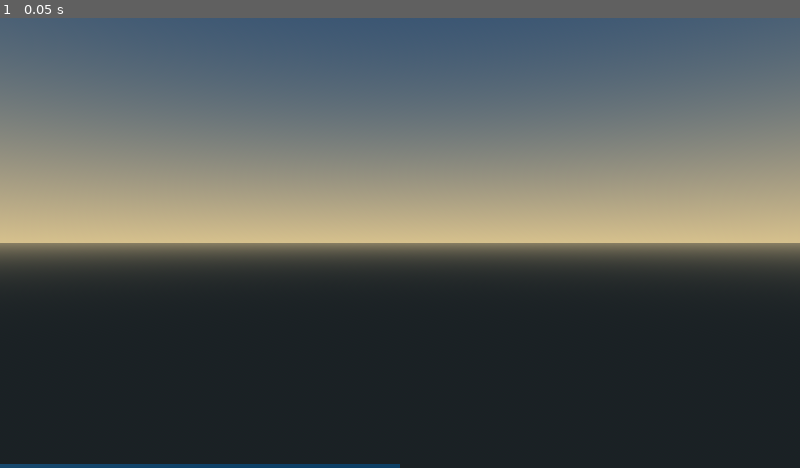
Above: before the commit, frame 1.
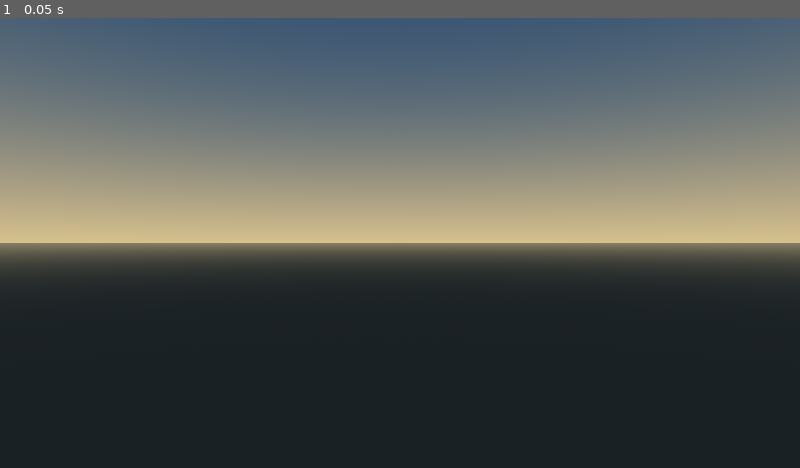
Above: after the commit, the same moment.

Repository: hicham07dzz-cyber/WARFOX
Game: Godot game, scene res://scenes/main.tscn
Same seed, same stepped clock (60 frames per second), same inputs: the game is played once before the commit and once after it.
Inputs:
- Up to frame 1 (0.05 s): no input

The runs differ from the first frame. In frame 1, 0.4% of the frame differs, in the area x 0-50%, y 99-100%.

Commit message:
Fix island terrain visibility and preview camera

Diff:
--- a/scripts/main.gd
+++ b/scripts/main.gd
@@ -60,8 +60,9 @@
 			var center := Vector2((x0 + x1) * 0.5, (z0 + z1) * 0.5)
 			if center.length() > ISLAND_RADIUS:
 				continue
-			_add_terrain_triangle(surface, Vector3(x0, _height_at(x0, z0), z0), Vector3(x1, _height_at(x1, z0), z0), Vector3(x0, _height_at(x0, z1), z1))
-			_add_terrain_triangle(surface, Vector3(x1, _height_at(x1, z0), z0), Vector3(x1, _height_at(x1, z1), z1), Vector3(x0, _height_at(x0, z1), z1))
+			# Upward-facing triangle winding for the island surface.
+			_add_terrain_triangle(surface, Vector3(x0, _height_at(x0, z0), z0), Vector3(x0, _height_at(x0, z1), z1), Vector3(x1, _height_at(x1, z0), z0))
+			_add_terrain_triangle(surface, Vector3(x1, _height_at(x1, z0), z0), Vector3(x0, _height_at(x0, z1), z1), Vector3(x1, _height_at(x1, z1), z1))
 	surface.generate_normals()
 	var mesh_instance := MeshInstance3D.new()
 	mesh_instance.name = "WARFOX_Island_Terrain"
@@ -69,6 +70,7 @@
 	var material := StandardMaterial3D.new()
 	material.vertex_color_use_as_albedo = true
 	material.roughness = 1.0
+	material.cull_mode = BaseMaterial3D.CULL_DISABLED
 	mesh_instance.material_override = material
 	add_child(mesh_instance)
 
@@ -120,8 +122,8 @@
 func _build_preview_camera() -> void:
 	var camera := Camera3D.new()
 	camera.name = "MapPreviewCamera"
-	camera.position = Vector3(900.0, 850.0, 1050.0)
-	camera.look_at(Vector3.ZERO, Vector3.UP)
+	camera.position = Vector3(1050.0, 1000.0, 1050.0)
+	camera.look_at(Vector3(0.0, 25.0, 0.0), Vector3.UP)
 	camera.current = true
 	camera.fov = 48.0
 	add_child(camera)
